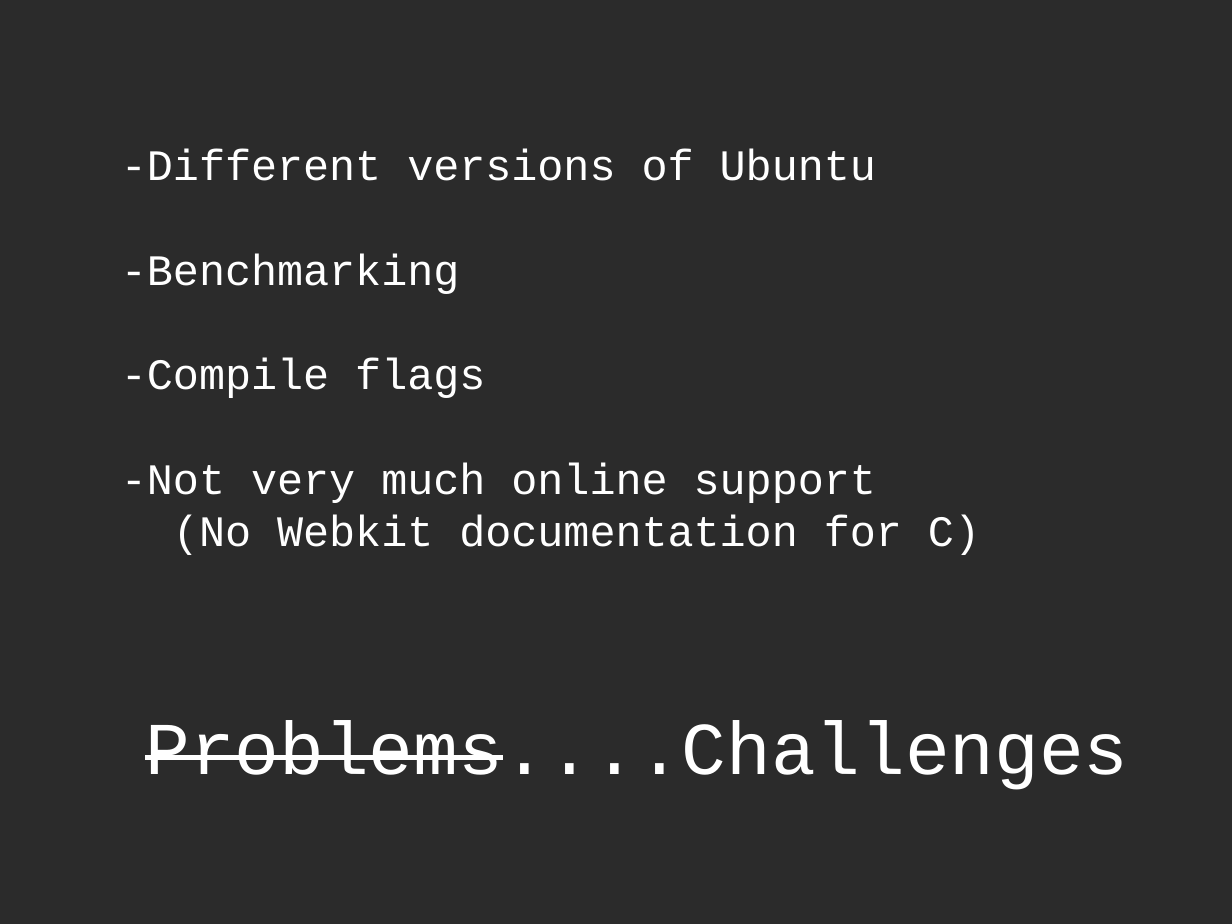
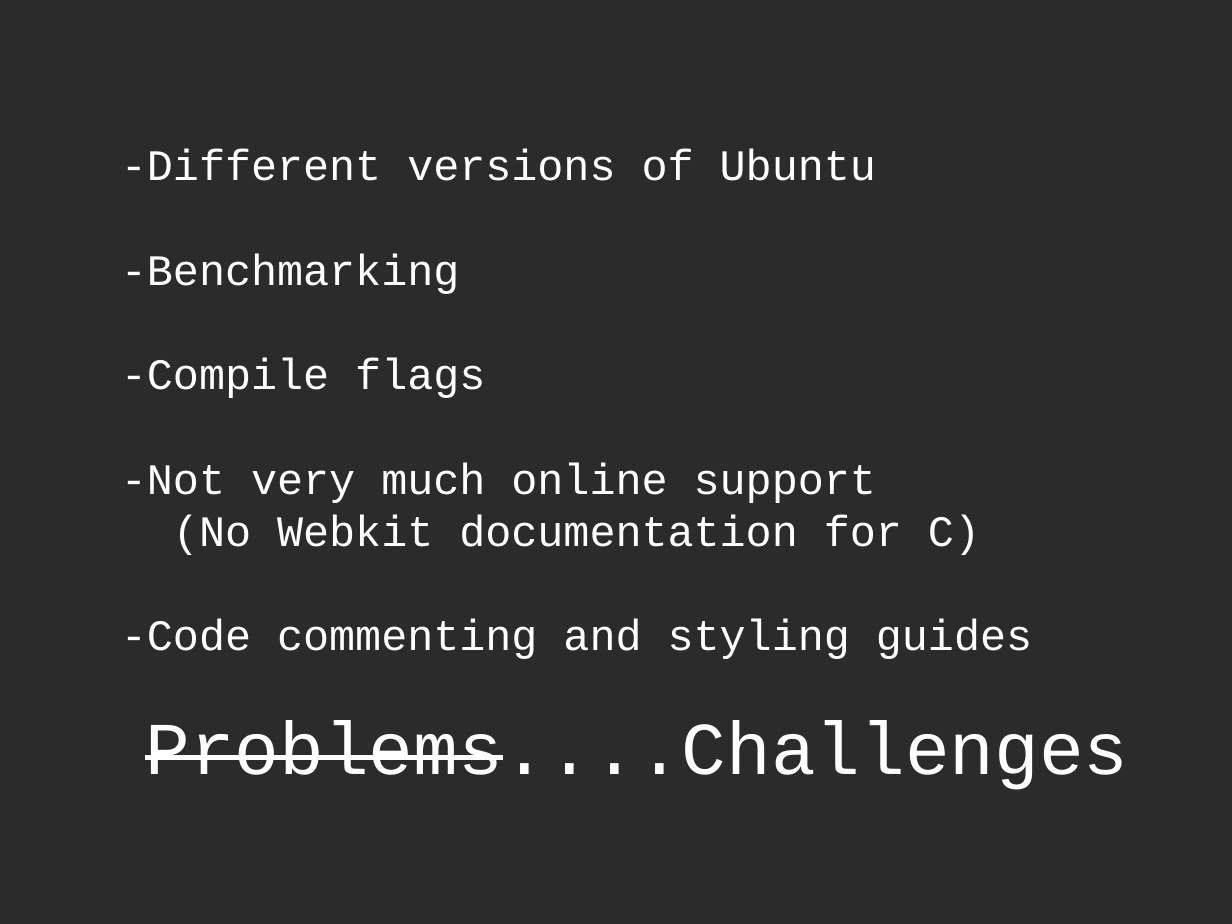
Before and after one commit to ddyngrp/bcit-courses, a slide deck: slide 12 of reports/presentation/spry_presentation.odp (slide 11 before the commit). Drawn at 1232x924 pixels with LibreOffice and Linux fonts; fonts in the diff are those of the drawing; background and template pictures are left out; a plain dark background stands for a picture behind light text. Boxes give left, top, right and bottom in pixels: in the first picture for what was removed or moved away, otherwise in the second. Text is boxed around its words. In the diff, an @@ line names an element or a change of style, - is before the commit and + after.

```diff
--- a/reports/presentation/spry_presentation.odp
+++ b/reports/presentation/spry_presentation.odp
@@ text at <box>121,618,1032,659</box>: paragraph added @@
+-Code commenting and styling guides
```
Also in this commit, not shown: 1 other slide changed, 2 slides added, 1 slide removed.
